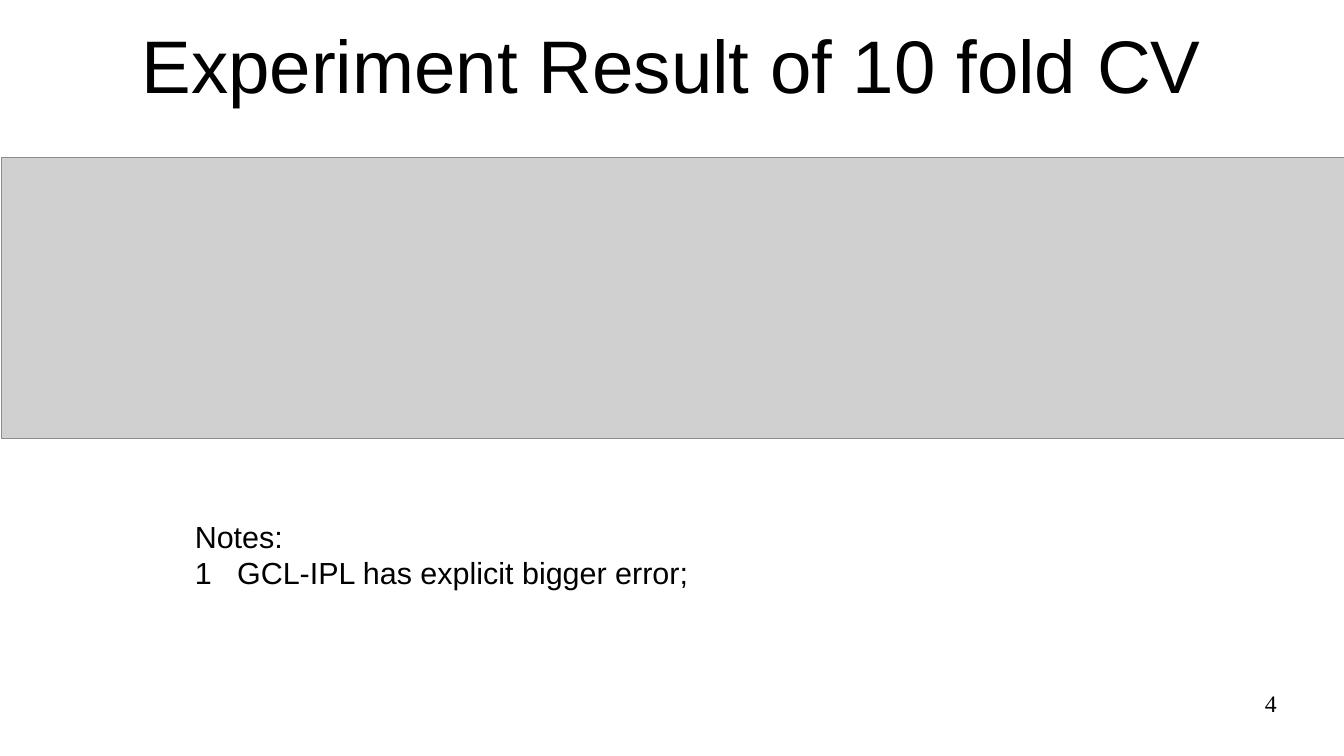
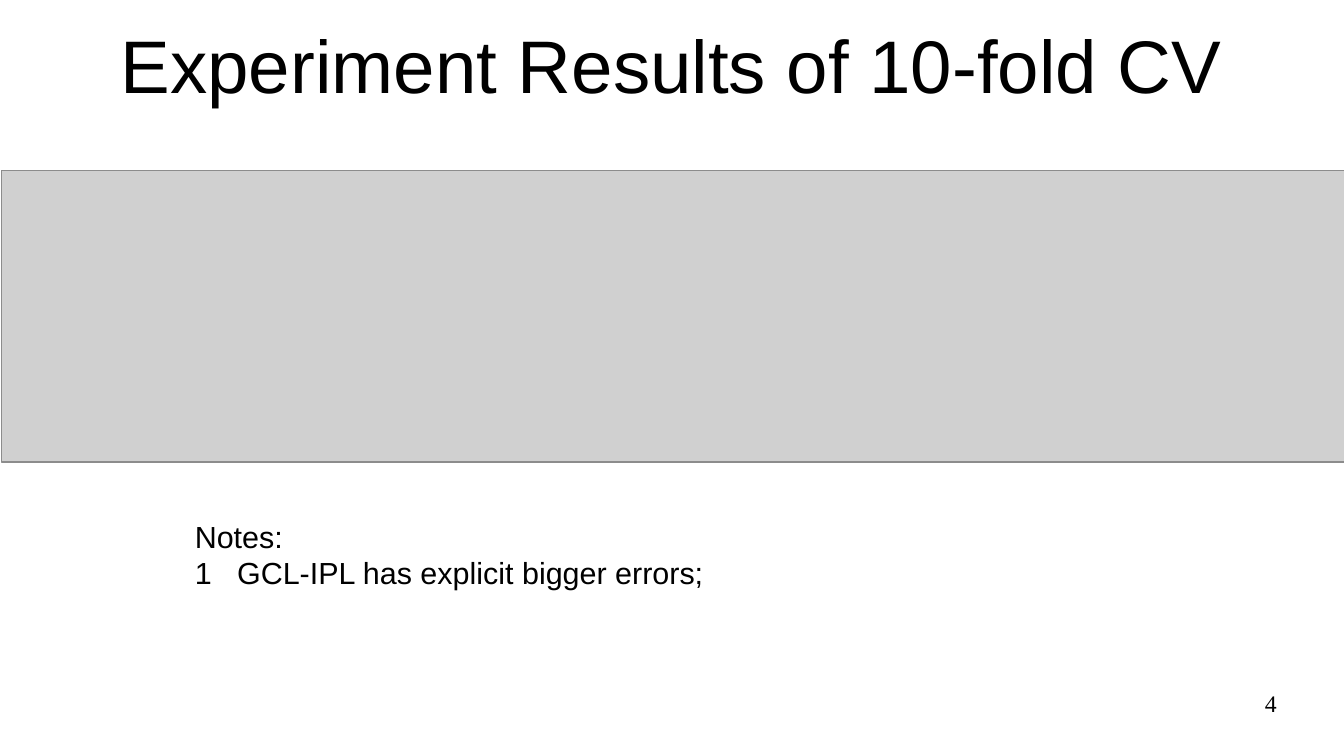
Before and after one commit to Hui-Xie/OvarianCancer, a slide deck: slide 4 of OCTMultiSurfaces/testConfig/expTongren_10Surfaces_allGoodBscans_20200512/10SurfaceExperementReport_20200529.odp. Drawn at 1344x756 pixels with LibreOffice and Linux fonts; fonts in the diff are those of the drawing; grey boxes stand for pictures. Boxes give left, top, right and bottom in pixels: in the first picture for what was removed or moved away, otherwise in the second. Text is boxed around its words. In the diff, an @@ line names an element or a change of style, - is before the commit and + after.

```diff
--- a/OCTMultiSurfaces/testConfig/expTongren_10Surfaces_allGoodBscans_20200512/10SurfaceExperementReport_20200529.odp
+++ b/OCTMultiSurfaces/testConfig/expTongren_10Surfaces_allGoodBscans_20200512/10SurfaceExperementReport_20200529.odp
@@ title at box(121, 39, 1221, 107): text changed @@
-Experiment Result of 10 fold CV
+Experiment Results of 10-fold CV
@@ picture: place and size @@
-picture at box(1, 157, 1344, 439)
+picture at box(1, 171, 1344, 462)
@@ text at box(195, 562, 703, 590): text changed @@
-1 GCL-IPL has explicit bigger error;
+1 GCL-IPL has explicit bigger errors;
```
Also in this commit, not shown: 8 other slides changed, 2 slides added, 1 slide removed, 2 other files.
